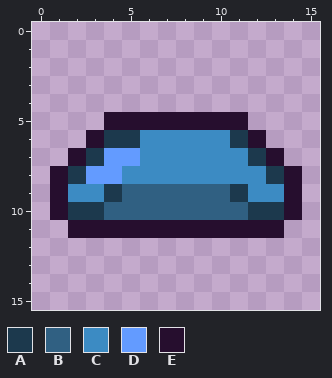
A pixel-art sprite gets an edit: Assets/Sprites/Enemies/Blob/NewBlob/Blue/Blob_Blue4.png. Above: the version before the commit.
The file is 16x16 pixels.
Palette (. is transparent): A #1c394d  B #306082  C #3c8bc3  D #639bff  E #260e2e
After:
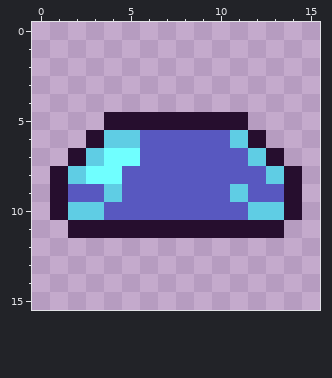
Diff:
@@ palette @@
-A #1c394d
+A #5fcde4
-C #3c8bc3
+C #5858c0
-D #639bff
+D #70ffff
@@ x 0..15 @@
  8 .EADDCCCCCCCCAE.
- 9 .ECCABBBBBBACCE.
-10 .EAABBBBBBBBAAE.
+ 9 .ECCACCCCCCACCE.
+10 .EAACCCCCCCCAAE.
 11 ..EEEEEEEEEEEE..
Pixel boxes of the changes (left, top, right, bottom) in both pictures:
changed: (68, 130, 284, 220)
